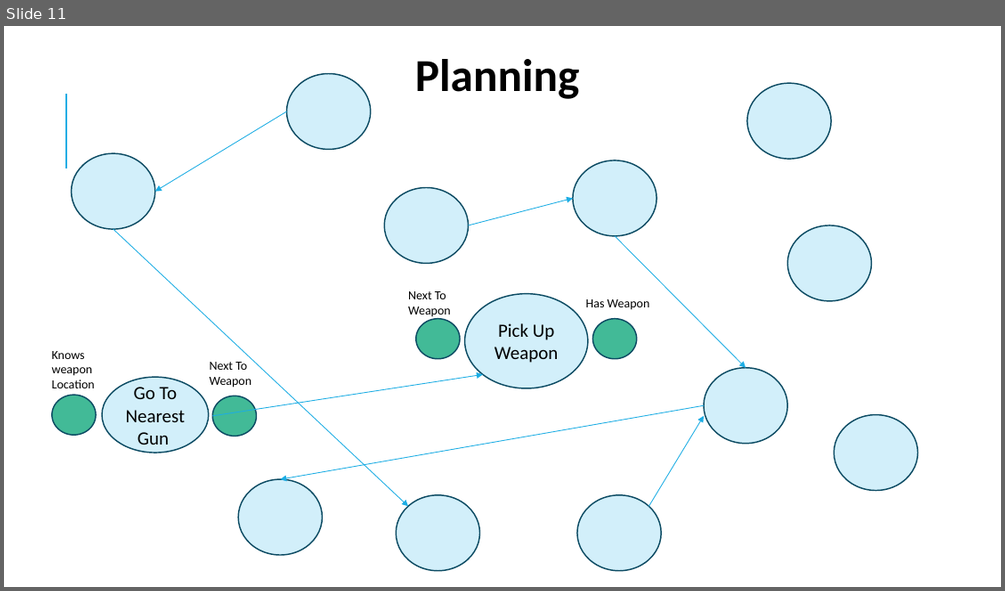
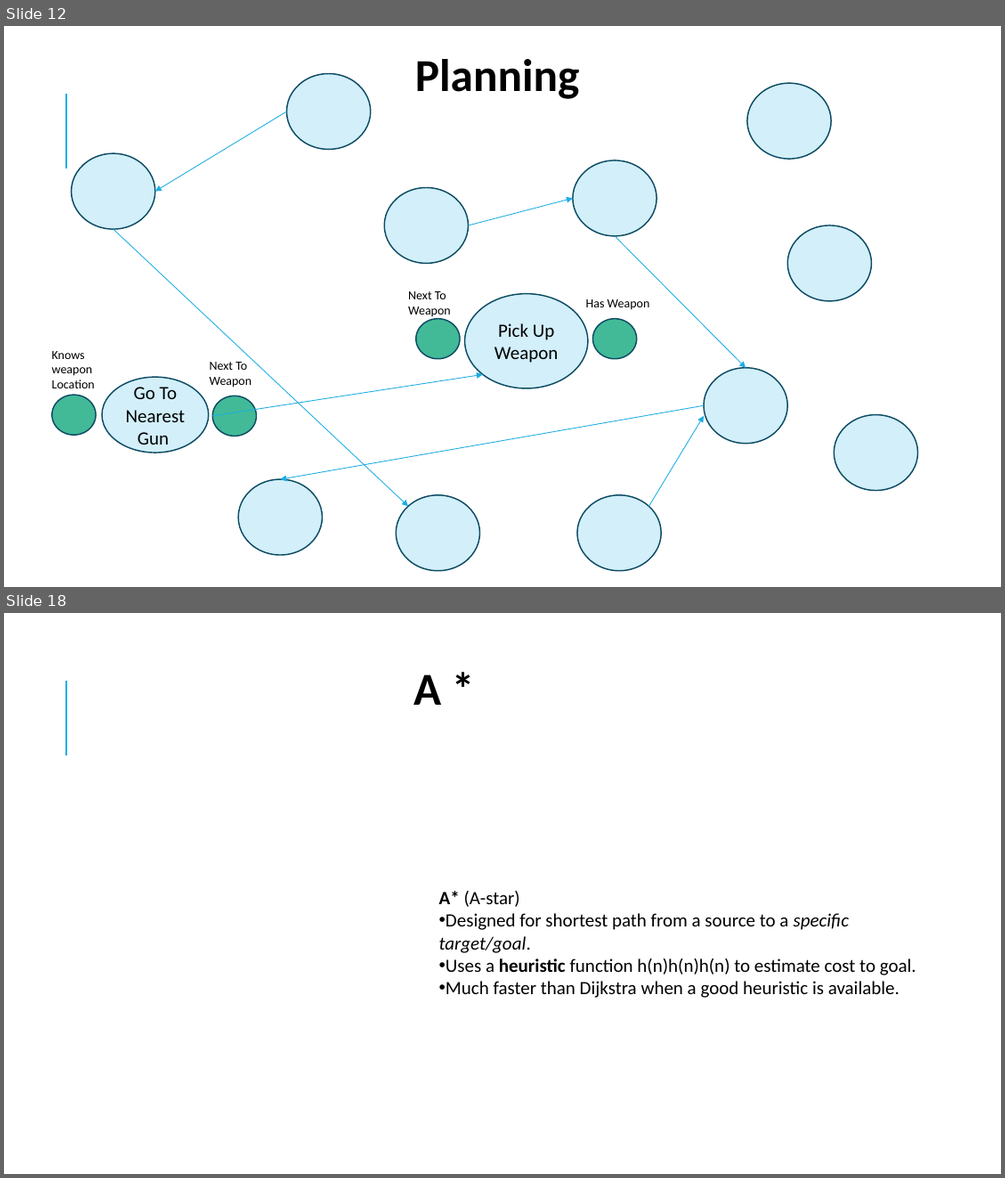
Before and after one commit to miguecrea/GOAP_RETAKE_PART_2, a slide deck: GPP_ZombieAI_Lozano_Miguel_2DAE10.pptx. Shown one above the other, each under a label of ours: slide 11 before the commit, slides 12 and 18 after it; the slides between them are not shown. The pictures are 1005x591 and 1005x1178 pixels, drawn with LibreOffice and Linux fonts; fonts in the diff are those of the drawing. Boxes give left, top, right and bottom in pixels: in the first picture for what was removed or moved away, otherwise in the second. Text is boxed around its words. In the diff, an @@ line names an element or a change of style, - is before the commit and + after.

```diff
--- a/GPP_ZombieAI_Lozano_Miguel_2DAE10.pptx
+++ b/GPP_ZombieAI_Lozano_Miguel_2DAE10.pptx
@@ slide 18 added at (4,613,1001,1174), background #FFFFFF; not listed: 1 template element that a slide beside it also shows @@
@@ text added at (413,674,441,705), 44 pt, text #000000, bold @@
+A *
@@ text added at (439,891,916,997), 18 pt, text #000000 @@
+A* (A-star)
+• Designed for shortest path from a source to a specific target/goal.
+• Uses a heuristic function h(n)h(n)h(n) to estimate cost to goal.
+• Much faster than Dijkstra when a good heuristic is available.
@@ what was slide 11 is now slide 12 @@
```
Also in this commit, not shown: 4 slides changed, 17 other slides added, 14 slides removed, 9 other files.
